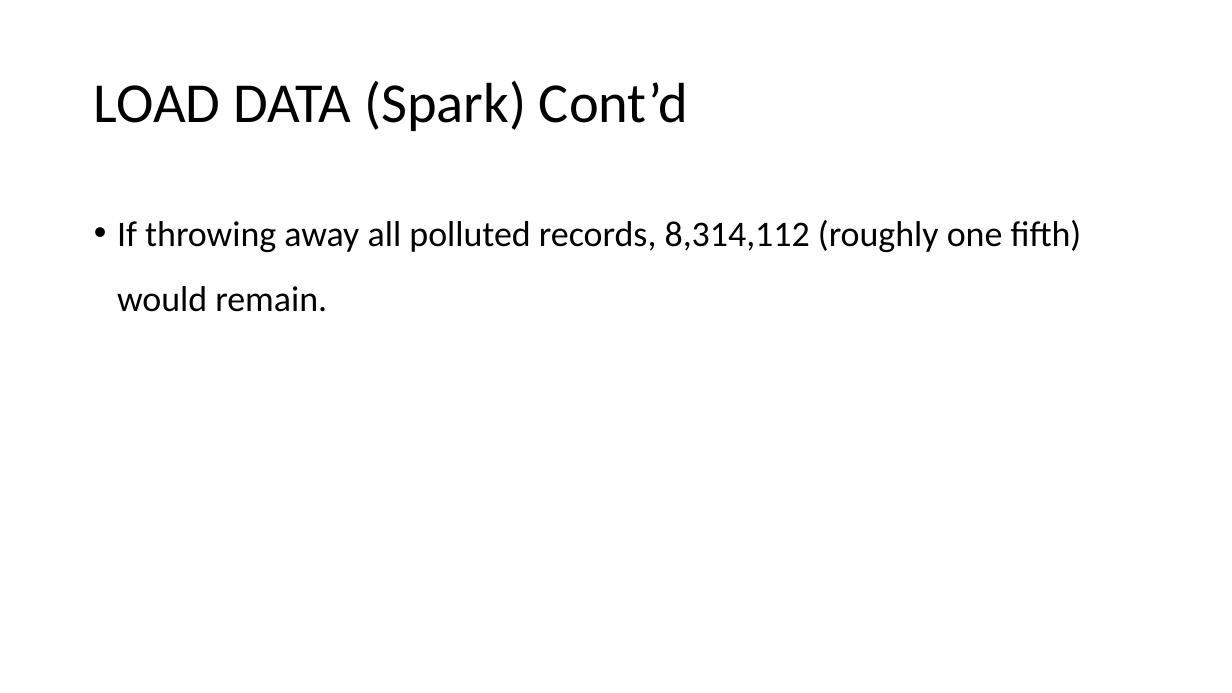
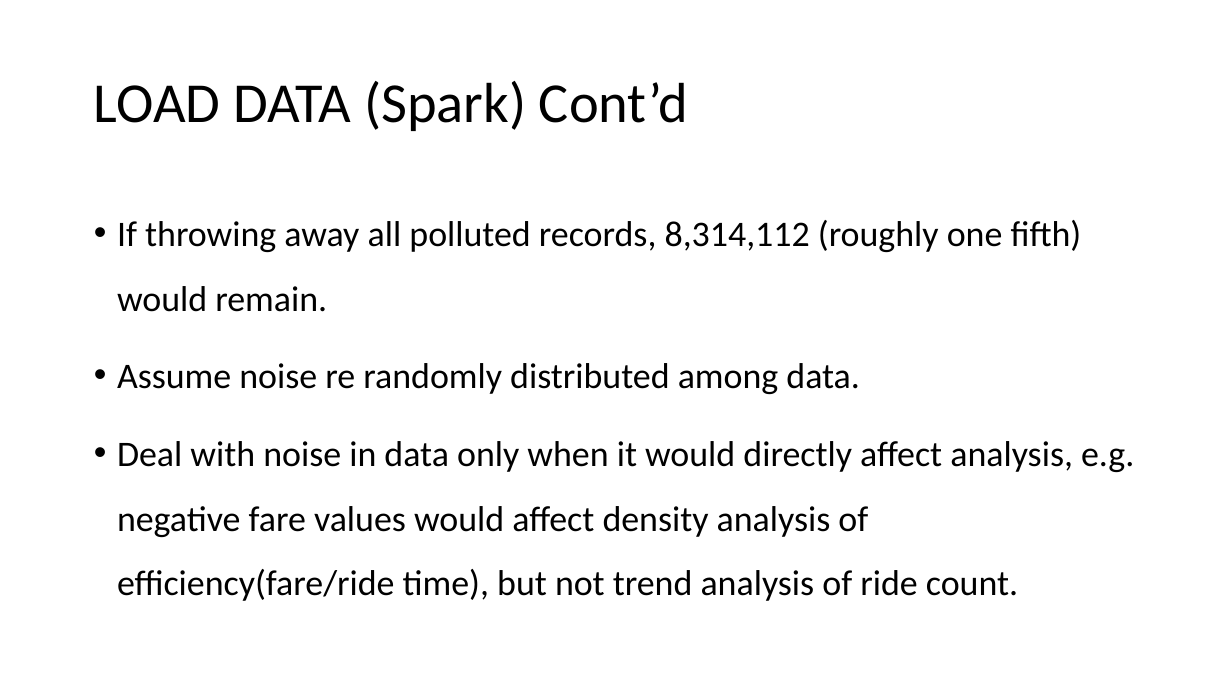
Before and after one commit to MiyainNYC/PySpark-Data-Challenge, a slide deck: slide 7 of DataChallengeAssessment.pptx. Drawn at 1232x693 pixels with LibreOffice and Linux fonts; fonts in the diff are those of the drawing. Boxes give left, top, right and bottom in pixels: in the first picture for what was removed or moved away, otherwise in the second. Text is boxed around its words. In the diff, an @@ line names an element or a change of style, - is before the commit and + after.

```diff
--- a/DataChallengeAssessment.pptx
+++ b/DataChallengeAssessment.pptx
@@ text at [117,363,1134,601]: paragraphs added @@
+• Assume noise re randomly distributed among data.
+• Deal with noise in data only when it would directly affect analysis, e.g. negative fare values would affect density analysis of efficiency(fare/ride time), but not trend analysis of ride count.
```
Also in this commit, not shown: 12 other slides changed, 3 slides added, 4 slides removed.
